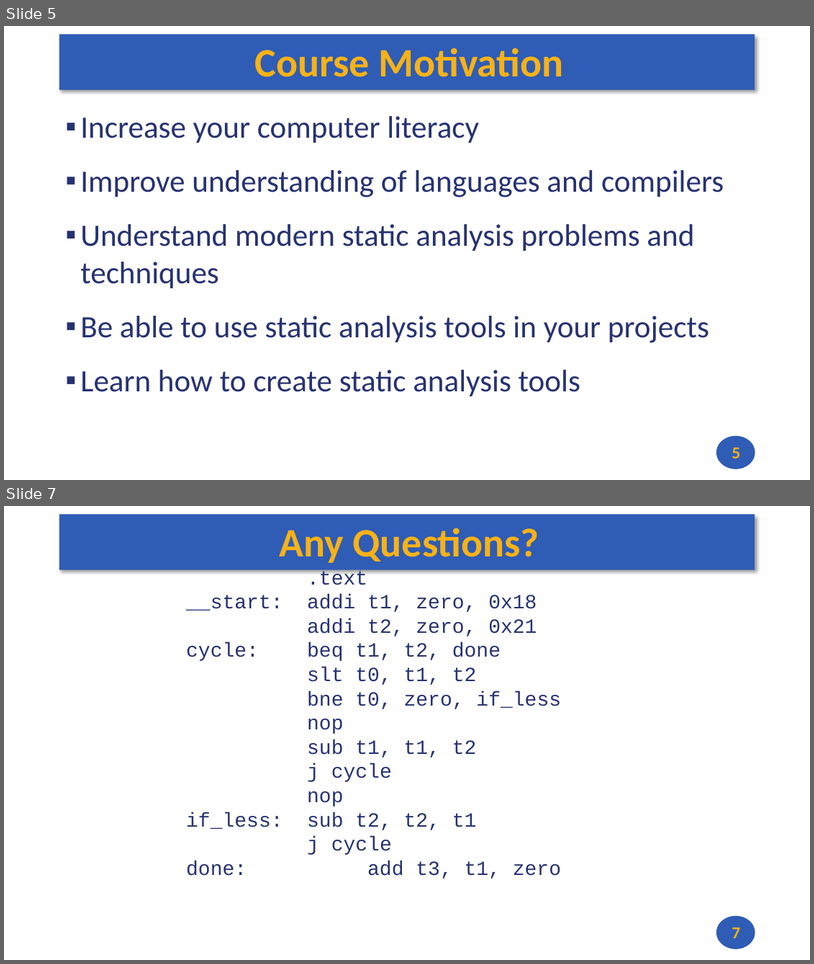
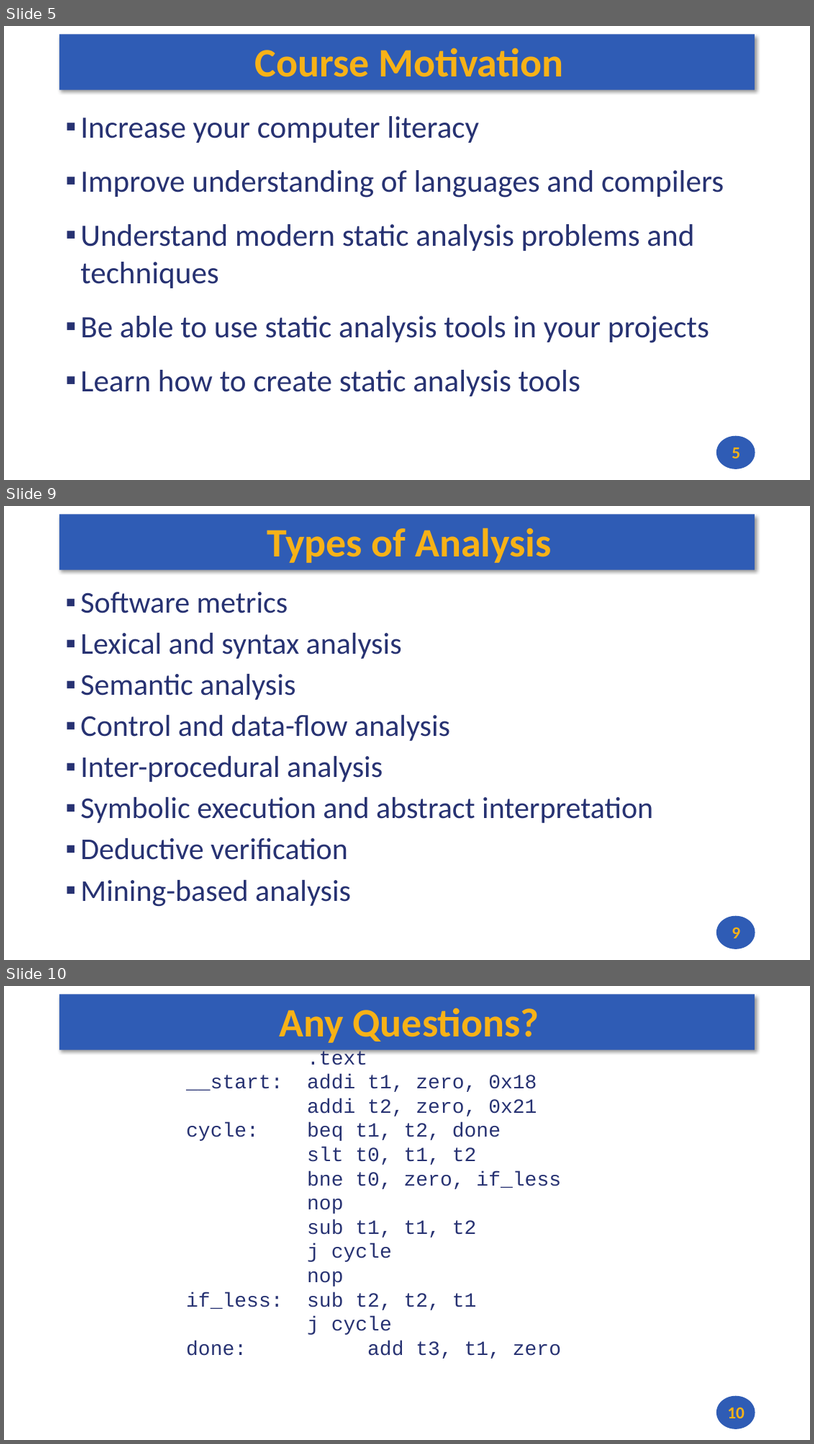
Before and after one commit to andrewt0301/static-analysis-course, a slide deck: docs/lectures/01/slides_01.pptx. Shown one above the other, each under a label of ours: slides 5 and 7 before the commit, slides 5, 9 and 10 after it; the slides between them are not shown. The pictures are 814x964 and 814x1444 pixels, drawn with LibreOffice and Linux fonts; fonts in the diff are those of the drawing. Boxes give left, top, right and bottom in pixels: in the first picture for what was removed or moved away, otherwise in the second. Text is boxed around its words. In the diff, an @@ line names an element or a change of style, - is before the commit and + after.

```diff
--- a/docs/lectures/01/slides_01.pptx
+++ b/docs/lectures/01/slides_01.pptx
@@ slide 9 added at <box>4,506,810,960</box>, background #FFFFFF; not listed: 2 template elements that a slide beside it also shows @@
@@ title added at <box>267,528,552,563</box>, 48 pt, text #F7B217, bold @@
+Types of Analysis
@@ text added at <box>80,592,653,906</box>, 36 pt, text #273272 @@
+▪ Software metrics
+▪ Lexical and syntax analysis
+▪ Semantic analysis
+▪ Control and data-flow analysis
+▪ Inter-procedural analysis
+▪ Symbolic execution and abstract interpretation
+▪ Deductive verification
+▪ Mining-based analysis
@@ page number added at <box>732,926,741,938</box>, 20 pt, text #F7B217, bold @@
+9
@@ what was slide 7 is now slide 10 @@
@@ page number at <box>728,1406,745,1418</box>: text changed @@
-7
+10
```
Also in this commit, not shown: 1 slide changed, 2 other slides added, 1 other file.
